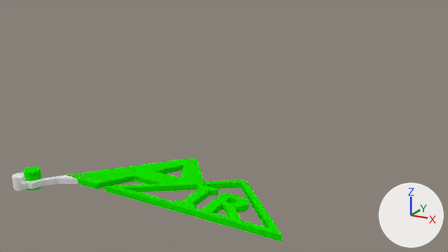
The Blender file bike/air/air.blend as it was, and as the next commit left it.
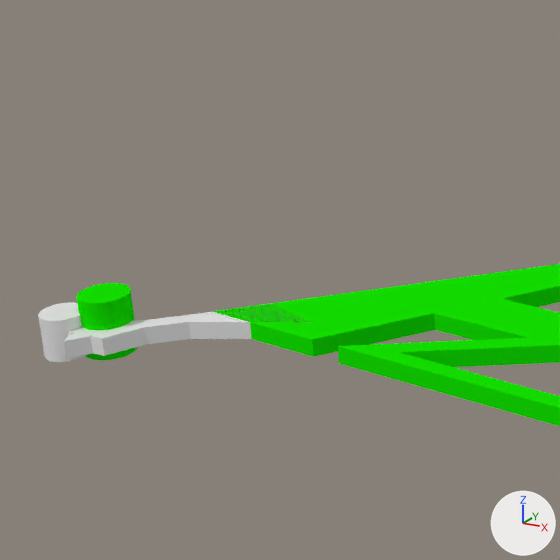
Each version is shown from the file's camera 'Camera', then close up on the part from 0% to 39% of the width and 31% to 100% of the height. Every picture has the same lights, and +X, +Y and +Z are marked at lower right. The same objects are shown in both versions, whatever each file hides.
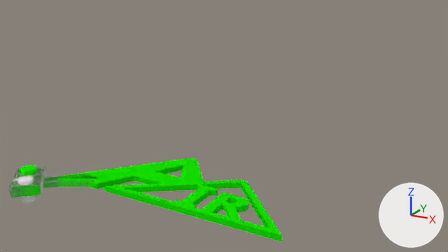
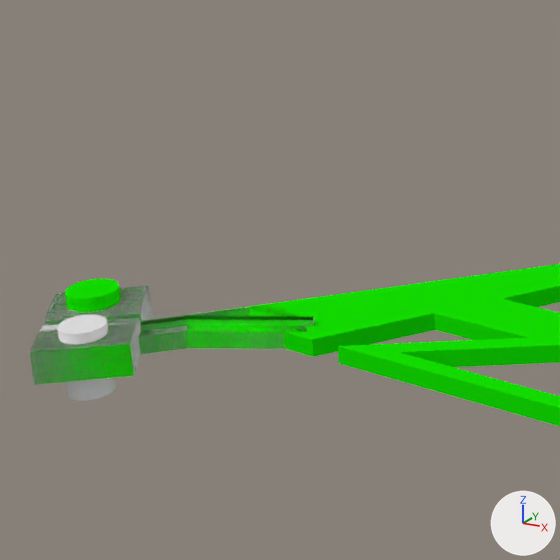
What differs and where, as boxes (x1, y1, x2, y2) in the close-ups (560 x 560 px):
'Cylinder.006', reshaped
    before: (70, 264, 560, 426)
    after: (30, 264, 560, 426)
'Cube', reshaped (15% wider, 82% taller)
    before: (64, 304, 310, 358)
    after: (30, 286, 314, 385)
'Cylinder.002', moved, rescaled
    before: (38, 302, 86, 362)
    after: (57, 315, 116, 401)
'Cylinder.003', moved
    before: (77, 283, 137, 360)
    after: (65, 279, 121, 312)
part 1 of me_cube_001, built on
    before: (64, 320, 251, 358)
    after: (30, 286, 314, 385)

What the commit changed:
me_cube_001 is used by ob_cube; location (-83.2, -32.7, 0.0); rotation (0.0, 0.0, -0.737), in degrees (0, 0, -42); scale (1.5, 1.5, 1.5).
me_cube_001 had 33 vertices, 29 faces and spanned x -2.1..5.5, y -3.6..21.9, z -1.0..1.0.
me_cube_001 now has 110 vertices, 108 faces and spans x -7.8..8.5, y -6.1..21.9, z -1.0..2.6.
Part 1, on me_cube_001:
17 vertices are removed from x -2.1..2.5, y -3.6..0.7, z -1.0..1.0.
21 faces are deleted.
48 vertices are added at x -7.8..8.5, y -6.1..9.1, z -1.0..2.6.
8 new vertices lie (0.9, -0.2, 0.0) away from vertices in x 1.0..5.5, y 4.4..21.9, z -1.0..1.0.
10 new vertices lie (1.4, -0.2, 0.0) away from vertices in x 1.9..6.4, y 4.2..21.7, z -1.0..1.0.
8 new vertices lie (0.0, 0.0, 0.7) away from vertices in x 1.0..6.4, y 4.2..21.9, z 1.0.
6 new vertices lie (-1.1, -9.6, 0.0) away from vertices in x -1.0..1.0, y 4.4, z -1.0..1.0.
8 new vertices lie (0.0, 0.0, 1.6) away from vertices in x -2.1..3.3, y -5.2..4.4, z 1.0.
6 new vertices lie (-1.0, -9.5, 0.0) away from vertices in x 3.3, y 4.0, z -1.0..2.6.
100 new faces join them.
Object 'Cylinder.003' (ob_cylinder_003) moves from (-85.0, -29.6, 1.2) to (-88.1, -29.2, 1.2).
Object 'Cylinder.002' (ob_cylinder_002) moves from (-89.9, -33.9, 0.0) to (-79.3, -38.6, 0.0).
Object 'Cylinder.002' (ob_cylinder_002) is rescaled from (3.6, 3.6, 3.6) to (3.6, 3.6, 5.66).
